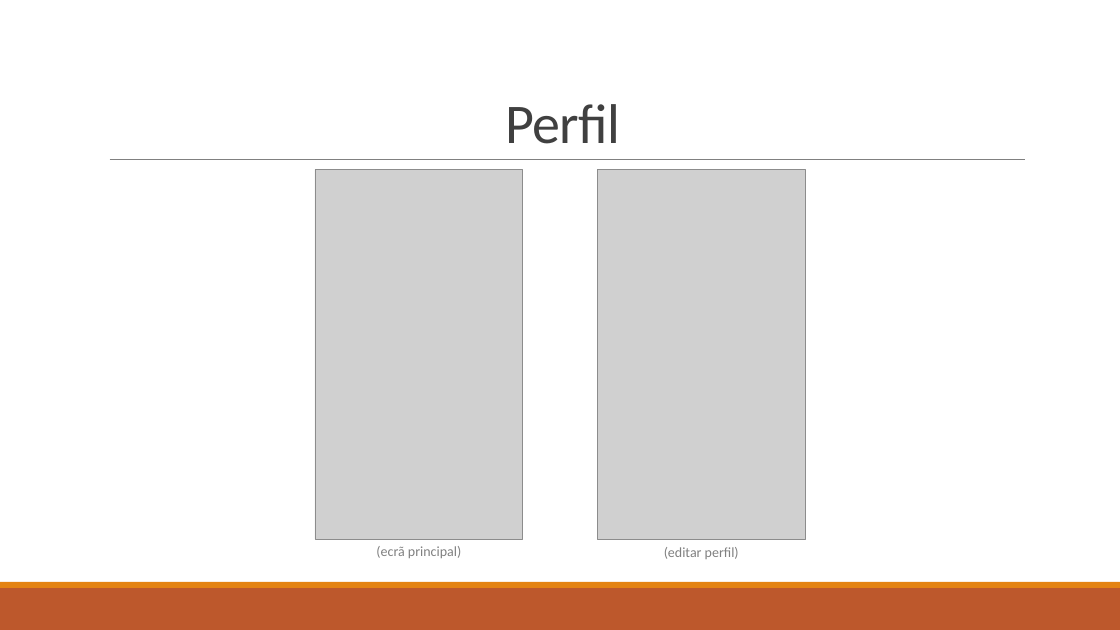
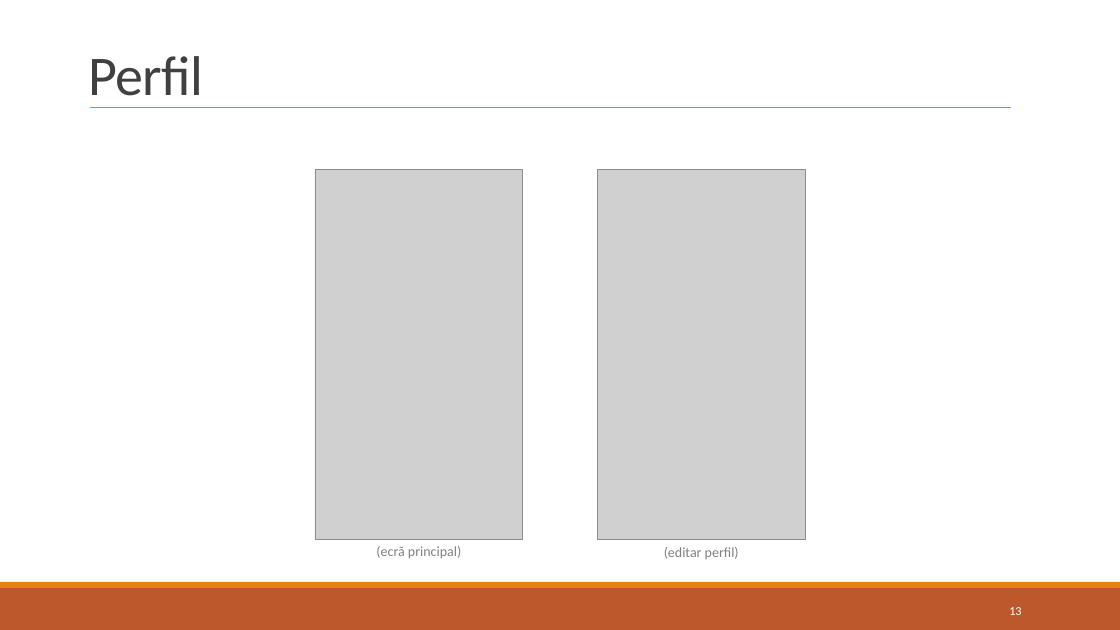
Before and after one commit to lodyny/ProjetoCM, a slide deck: slide 13 of CM-Not-So-Chubby_E3.pptx. Drawn at 1120x630 pixels with LibreOffice and Linux fonts; fonts in the diff are those of the drawing; grey boxes stand for pictures. Boxes give left, top, right and bottom in pixels: in the first picture for what was removed or moved away, otherwise in the second. Text is boxed around its words. In the diff, an @@ line names an element or a change of style, - is before the commit and + after.

```diff
--- a/CM-Not-So-Chubby_E3.pptx
+++ b/CM-Not-So-Chubby_E3.pptx
@@ title "Perfil" rewrapped from [505, 104, 620, 144] to [88, 56, 203, 108] @@
@@ line added from (90, 108) to (1012, 108), #E48312 1 pt @@
@@ rectangle added at [108, 140, 1035, 181], fill #FFFFFF, outline #FFFFFF 1.25 pt @@
@@ line removed from (110, 160) to (1026, 160) @@
@@ page number added at [1009, 607, 1021, 615], 10.5 pt, text #FFFFFF @@
+13
```
Also in this commit, not shown: 17 other slides changed, 1 other file.
